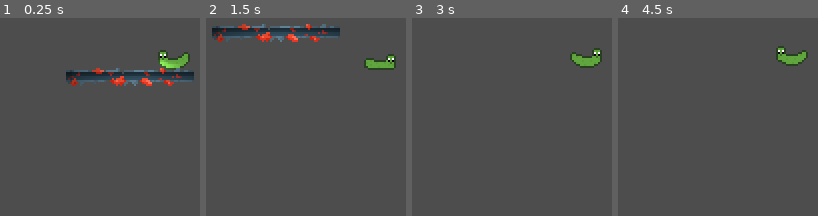
Above: before the commit, frames 1-4 (left to right).
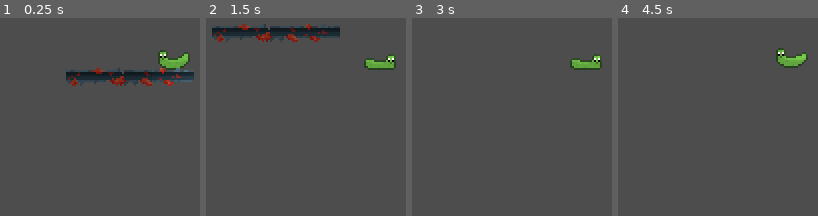
Above: after the commit, the same moments.

Repository: danz-27/Gurggupeli
Game: Godot game, scene res://scenes/main.tscn
Two runs of this game, one before a commit and one after it. Both use one fixed random seed, a clock stepped at 60 frames per second and the inputs below.
Inputs:
- Up to frame 1 (0.25 s): no input
- Up to frame 2 (1.5 s): tap Enter at 0.5 s; hold D (move_right) from 0.53 s (still down); tap Space (jump) at 0.6, 0.77, 1.07, 1.35 s
- Up to frame 3 (3 s): tap Space (jump) at 1.52, 1.82, 2.1, 2.85 s; release D (move_right) at 2.03 s; hold A (move_left) 2.03-2.78 s; hold D (move_right) from 2.78 s (still down)
- Up to frame 4 (4.5 s): tap Space (jump) at 3.02, 3.32, 3.6, 3.77, 4.07, 4.35 s; release D (move_right) at 4.28 s; hold A (move_left) from 4.28 s (still down)

The runs differ from the first frame. In frame 1, 2.6% of the frame differs, in the area x 36-94%, y 17-35%; in frame 2, 2.8%, in the area x 6-94%, y 3-23%; in frame 3, 1.1%; in frame 4, 0.9%.

Commit message:
matias fixas koodin

Diff:
--- /dev/null
+++ b/gurggupeli/player/scripts/player.gd
@@ -0,0 +1,43 @@
+extends CharacterBody2D
+
+var speed := 32
+var jump_speed := -400.0
+
+
+var gravity: float = ProjectSettings.get_setting("physics/2d/default_gravity")
+
+func _ready() -> void:
+	pass
+
+
+func _physics_process(delta: float) -> void:
+
+	velocity.y += gravity / 60
+
+	if Input.is_action_just_pressed("jump") and is_on_floor():
+		velocity.y = jump_speed
+
+	var direction := Input.get_axis("move_left", "move_right")
+	velocity.x = direction * speed
+
+	print(velocity)
+
+	set_player_flip_h()
+	animate_player()
+	move_and_slide()
+
+
+
+func animate_player() -> void:
+
+	if velocity.x != 0:
+		$AnimationPlayer.play("walk")
+
+	elif not ($AnimationPlayer.is_playing() and $AnimationPlayer.current_animation == "walk"):
+		$AnimationPlayer.play("idle")
+
+
+func set_player_flip_h() -> void:
+
+	if velocity.x != 0:
+		$Gurggu.flip_h = velocity.x > 0
--- a/gurggupeli/scenes/main.tscn
+++ b/gurggupeli/scenes/main.tscn
@@ -41,16 +41,6 @@
 sources/0 = SubResource("TileSetAtlasSource_sugp2")
 pattern_0 = SubResource("TileMapPattern_qlg0r")
 
-[sub_resource type="Gradient" id="Gradient_yfwlq"]
-offsets = PackedFloat32Array(0, 0.995536)
-colors = PackedColorArray(1, 1, 1, 1, 0, 0, 0, 1)
-
-[sub_resource type="GradientTexture2D" id="GradientTexture2D_0wfyh"]
-gradient = SubResource("Gradient_yfwlq")
-fill = 1
-fill_from = Vector2(0.512821, 0.521368)
-fill_to = Vector2(0, 1)
-
 [node name="main" type="Node"]
 
 [node name="player" parent="." instance=ExtResource("1_o5qli")]
@@ -59,7 +49,3 @@
 [node name="TileMapLayer" type="TileMapLayer" parent="."]
 tile_map_data = PackedByteArray(0, 0, 254, 255, 1, 0, 0, 0, 0, 0, 0, 0, 0, 0, 255, 255, 1, 0, 0, 0, 1, 0, 0, 0, 0, 0, 0, 0, 1, 0, 0, 0, 2, 0, 0, 0, 0, 0, 1, 0, 1, 0, 0, 0, 3, 0, 0, 0, 0, 0)
 tile_set = SubResource("TileSet_jyhfs")
-
-[node name="PointLight2D" type="PointLight2D" parent="."]
-position = Vector2(3, 32)
-texture = SubResource("GradientTexture2D_0wfyh")
--- a/gurggupeli/scenes/player.gd
+++ /dev/null
@@ -1,37 +0,0 @@
-extends CharacterBody2D
-
-var speed = 32
-var jump_speed = -400.0
-@onready var animation_tree = $AnimationTree
-@onready var state_machine = animation_tree.get("parameters/playback")
-@onready var gurggu_flip_x = 0
-# Get the gravity from the project settings so you can sync with rigid body nodes.
-var gravity = ProjectSettings.get_setting("physics/2d/default_gravity")
-func _ready():
-	state_machine.travel("default")
-
-func _physics_process(delta):
-	# Add the gravity.
-	velocity.y += gravity * delta
-
-	# Handle Jump.
-	if Input.is_action_just_pressed("jump") and is_on_floor():
-		velocity.y = jump_speed
-
-	# Get the input direction.
-	var direction = Input.get_axis("move_left", "move_right")
-	velocity.x = direction * speed
-	if direction == -1:
-		gurggu_flip_x = false
-	elif direction == 1:
-		gurggu_flip_x = true
-
-	$"Gurggu".flip_h = gurggu_flip_x
-	print(velocity)
-
-	if direction == 0:
-		state_machine.travel("default")
-	else:
-		state_machine.travel("walk")
-
-	move_and_slide()
--- a/gurggupeli/scenes/player.tscn
+++ b/gurggupeli/scenes/player.tscn
@@ -1,8 +1,8 @@
-[gd_scene load_steps=23 format=3 uid="uid://dvwl2b6vslbe4"]
+[gd_scene load_steps=13 format=3 uid="uid://dvwl2b6vslbe4"]
 
-[ext_resource type="Script" uid="uid://681j0yp4c50r" path="res://scenes/player.gd" id="1_qhqgy"]
-[ext_resource type="Texture2D" uid="uid://wsv8yd7i70gb" path="res://assets/player assets/Gurggu sprite sheet.png" id="2_qhqgy"]
-[ext_resource type="Texture2D" uid="uid://b27o3x5qppu10" path="res://assets/player assets/Gurggu normal map spritesheet.png" id="3_dqkch"]
+[ext_resource type="Script" uid="uid://681j0yp4c50r" path="res://player/scripts/player.gd" id="1_qhqgy"]
+[ext_resource type="Texture2D" uid="uid://wsv8yd7i70gb" path="res://player/assets/Gurggu sprite sheet.png" id="2_qhqgy"]
+[ext_resource type="Texture2D" uid="uid://b27o3x5qppu10" path="res://player/assets/Gurggu normal map spritesheet.png" id="3_dqkch"]
 
 [sub_resource type="CanvasTexture" id="CanvasTexture_qlg0r"]
 diffuse_texture = ExtResource("2_qhqgy")
@@ -30,7 +30,6 @@
 [sub_resource type="Animation" id="Animation_tuyoq"]
 resource_name = "walk"
 length = 0.7
-loop_mode = 1
 tracks/0/type = "value"
 tracks/0/imported = false
 tracks/0/enabled = true
@@ -44,10 +43,25 @@
 "values": [Vector2i(0, 1), Vector2i(1, 1), Vector2i(2, 1), Vector2i(3, 1), Vector2i(4, 1), Vector2i(5, 1), Vector2i(6, 1)]
 }
 
+[sub_resource type="Animation" id="Animation_smehm"]
+resource_name = "spinning"
+length = 0.64
+tracks/0/type = "value"
+tracks/0/imported = false
+tracks/0/enabled = true
+tracks/0/path = NodePath("Gurggu:frame_coords")
+tracks/0/interp = 1
+tracks/0/loop_wrap = true
+tracks/0/keys = {
+"times": PackedFloat32Array(0, 0.08, 0.16, 0.24, 0.32, 0.4, 0.48, 0.56),
+"transitions": PackedFloat32Array(1, 1, 1, 1, 1, 1, 1, 1),
+"update": 1,
+"values": [Vector2i(0, 2), Vector2i(1, 2), Vector2i(2, 2), Vector2i(3, 2), Vector2i(4, 2), Vector2i(5, 2), Vector2i(6, 2), Vector2i(7, 2)]
+}
+
 [sub_resource type="Animation" id="Animation_fjrip"]
 resource_name = "default"
 length = 1.45
-loop_mode = 1
 tracks/0/type = "value"
 tracks/0/imported = false
 tracks/0/enabled = true
@@ -61,65 +75,23 @@
 "values": [Vector2i(0, 0), Vector2i(1, 0), Vector2i(2, 0), Vector2i(3, 0), Vector2i(4, 0), Vector2i(5, 0)]
 }
 
-[sub_resource type="Animation" id="Animation_smehm"]
-resource_name = "spinning"
-length = 0.64
-loop_mode = 1
-tracks/0/type = "value"
-tracks/0/imported = false
-tracks/0/enabled = true
-tracks/0/path = NodePath("Gurggu:frame_coords")
-tracks/0/interp = 1
-tracks/0/loop_wrap = true
-tracks/0/keys = {
-"times": PackedFloat32Array(0, 0.08, 0.16, 0.24, 0.32, 0.4, 0.48, 0.56),
-"transitions": PackedFloat32Array(1, 1, 1, 1, 1, 1, 1, 1),
-"update": 1,
-"values": [Vector2i(0, 2), Vector2i(1, 2), Vector2i(2, 2), Vector2i(3, 2), Vector2i(4, 2), Vector2i(5, 2), Vector2i(6, 2), Vector2i(7, 2)]
-}
-
 [sub_resource type="AnimationLibrary" id="AnimationLibrary_762f5"]
 _data = {
 &"RESET": SubResource("Animation_jxylt"),
-&"default": SubResource("Animation_fjrip"),
-&"spinning": SubResource("Animation_smehm"),
+&"idle": SubResource("Animation_fjrip"),
+&"spin": SubResource("Animation_smehm"),
 &"walk": SubResource("Animation_tuyoq")
 }
 
-[sub_resource type="AnimationNodeAnimation" id="AnimationNodeAnimation_qhqgy"]
-animation = &"RESET"
+[sub_resource type="Gradient" id="Gradient_yfwlq"]
+offsets = PackedFloat32Array(0, 0.995536)
+colors = PackedColorArray(1, 1, 1, 1, 0, 0, 0, 1)
 
-[sub_resource type="AnimationNodeAnimation" id="AnimationNodeAnimation_dqkch"]
-animation = &"default"
-
-[sub_resource type="AnimationNodeAnimation" id="AnimationNodeAnimation_qlg0r"]
-animation = &"walk"
-
-[sub_resource type="AnimationNodeStateMachineTransition" id="AnimationNodeStateMachineTransition_tuyoq"]
-
-[sub_resource type="AnimationNodeStateMachineTransition" id="AnimationNodeStateMachineTransition_fjrip"]
-
-[sub_resource type="AnimationNodeStateMachineTransition" id="AnimationNodeStateMachineTransition_smehm"]
-
-[sub_resource type="AnimationNodeStateMachineTransition" id="AnimationNodeStateMachineTransition_ur7pv"]
-
-[sub_resource type="AnimationNodeStateMachineTransition" id="AnimationNodeStateMachineTransition_dqkch"]
-
-[sub_resource type="AnimationNodeStateMachineTransition" id="AnimationNodeStateMachineTransition_qlg0r"]
-
-[sub_resource type="AnimationNodeStateMachineTransition" id="AnimationNodeStateMachineTransition_y4r1p"]
-
-[sub_resource type="AnimationNodeStateMachineTransition" id="AnimationNodeStateMachineTransition_d2wvv"]
-
-[sub_resource type="AnimationNodeStateMachine" id="AnimationNodeStateMachine_dqkch"]
-states/RESET/node = SubResource("AnimationNodeAnimation_qhqgy")
-states/RESET/position = Vector2(529, 39)
-states/Start/position = Vector2(257, 100)
-states/default/node = SubResource("AnimationNodeAnimation_dqkch")
-states/default/position = Vector2(409, 100)
-states/walk/node = SubResource("AnimationNodeAnimation_qlg0r")
-states/walk/position = Vector2(626, 100)
-transitions = ["Start", "default", SubResource("AnimationNodeStateMachineTransition_tuyoq"), "default", "walk", SubResource("AnimationNodeStateMachineTransition_fjrip"), "walk", "End", SubResource("AnimationNodeStateMachineTransition_smehm"), "walk", "default", SubResource("AnimationNodeStateMachineTransition_ur7pv"), "default", "RESET", SubResource("AnimationNodeStateMachineTransition_dqkch"), "walk", "RESET", SubResource("AnimationNodeStateMachineTransition_qlg0r"), "RESET", "walk", SubResource("AnimationNodeStateMachineTransition_y4r1p"), "RESET", "default", SubResource("AnimationNodeStateMachineTransition_d2wvv")]
+[sub_resource type="GradientTexture2D" id="GradientTexture2D_qhqgy"]
+gradient = SubResource("Gradient_yfwlq")
+fill = 1
+fill_from = Vector2(0.512821, 0.521368)
+fill_to = Vector2(0, 1)
 
 [node name="player" type="CharacterBody2D"]
 script = ExtResource("1_qhqgy")
@@ -143,6 +115,6 @@
 &"": SubResource("AnimationLibrary_762f5")
 }
 
-[node name="AnimationTree" type="AnimationTree" parent="."]
-tree_root = SubResource("AnimationNodeStateMachine_dqkch")
-anim_player = NodePath("../AnimationPlayer")
+[node name="PointLight2D" type="PointLight2D" parent="."]
+position = Vector2(21, -9)
+texture = SubResource("GradientTexture2D_qhqgy")
Renamed: gurggupeli/assets/player assets/Gurggu normal map spritesheet.png -> gurggupeli/player/assets/Gurggu normal map spritesheet.png
Not shown, added: gurggupeli/player/assets/Gurggu normal map spritesheet.png.import
Binary file added: gurggupeli/player/assets/Gurggu sprite sheet updated.png
Not shown, changed: gurggupeli/player/assets/Gurggu sprite sheet updated.png.import
Renamed: gurggupeli/assets/player assets/Gurggu sprite sheet.png -> gurggupeli/player/assets/Gurggu sprite sheet.png
Not shown, changed: gurggupeli/player/assets/Gurggu sprite sheet.png.import
Binary file added: gurggupeli/player/assets/gurggu normal maps updated.png
Not shown, added: gurggupeli/player/assets/gurggu normal maps updated.png.import
Renamed: gurggupeli/scenes/player.gd.uid -> gurggupeli/player/scripts/player.gd.uid
Not shown: 1 places in gurggupeli/scenes/main.tscn that only renumber resources
